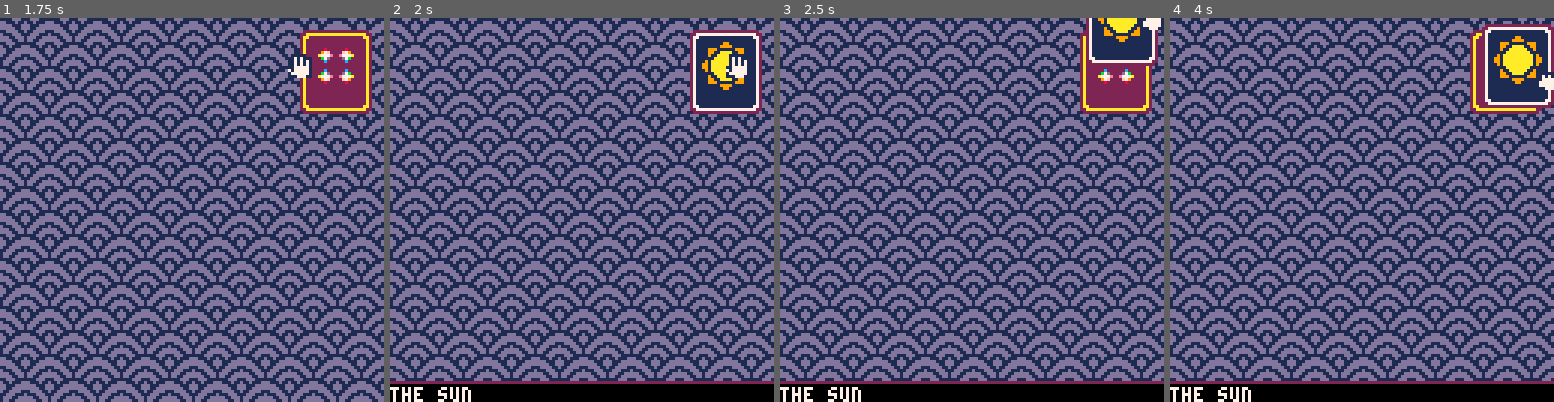
Above: before the commit, frames 1-4 (left to right).
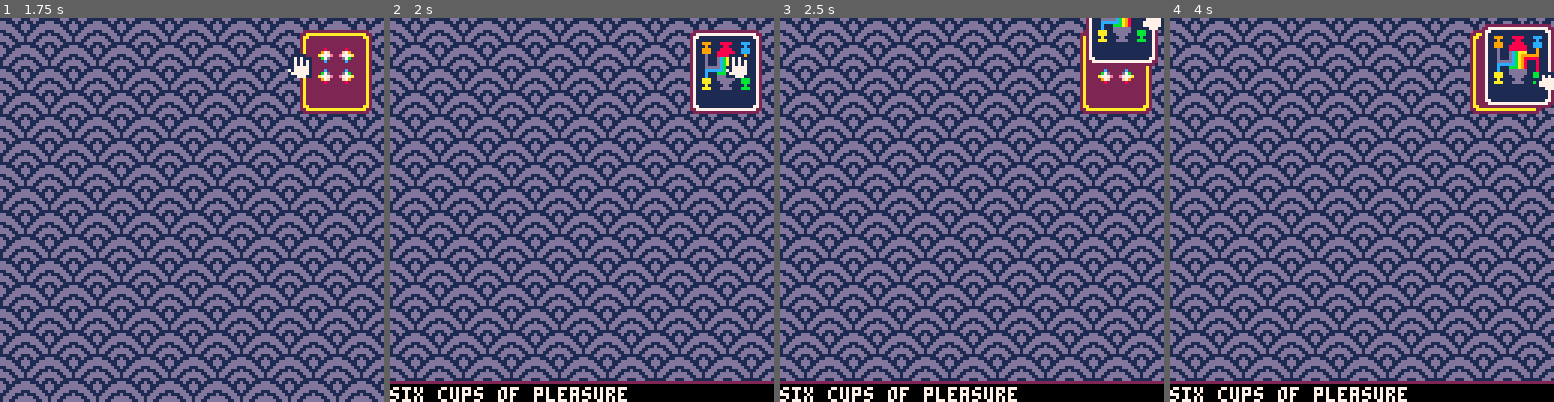
Above: after the commit, the same moments.

Repository: alxgnon/pico-8
Game: PICO-8 cartridge tarot.p8
Two runs of this game, one before a commit and one after it. Both use one fixed random seed, a clock stepped at 60 frames per second and the inputs below.
Inputs:
- Up to frame 1 (1.75 s): tap X (X key) at 0.33, 1.07 s; tap O (Z key) at 0.7, 1.7 s; hold Right from 1.6 s (still down)
- Up to frame 2 (2 s): keep holding Right; tap X (X key) at 1.85 s
- Up to frame 3 (2.5 s): release Right at 2.1 s; tap O (Z key) at 2.1 s; hold Up 2.15-2.42 s; hold Right from 2.47 s (still down)
- Up to frame 4 (4 s): tap O (Z key) every 0.4 s from 2.5 to 3.7 s; tap X (X key) at 2.97 s; release Right at 3.03 s; hold Left 3.08-3.58 s; hold Down 3.63-3.97 s

Frame 1 is identical in both runs. In frame 2, 1.7% of the frame differs, in the area x 0-94%, y 6-100%; in frame 3, 1.4%; in frame 4, 1.9%, in the area x 0-97%, y 4-100%.

Commit message:
tarot: improve and add illustrations

Diff:
--- a/tarot.p8
+++ b/tarot.p8
@@ -5,12 +5,12 @@
 {017,"the fool"},
 {160,"the sun"},
 {162,"the moon"},
---{004,"a disk"},
---{006,"two disks"},
---{008,"three disks"},
---{010,"four disks"},
---{012,"five disks"},
---{014,"six disks"},
+{004,"a disk of wealth"},
+{006,"two disks of change"},
+{008,"three disks of work"},
+{010,"four disks of power"},
+{012,"five disks of worry"},
+{014,"six disks of success"},
 --{068,"a sword"},
 --{070,"two swords"},
 --{072,"three swords"},
Not shown, changed: 30 lines of the sprite sheet (__gfx__) section of tarot.p8
